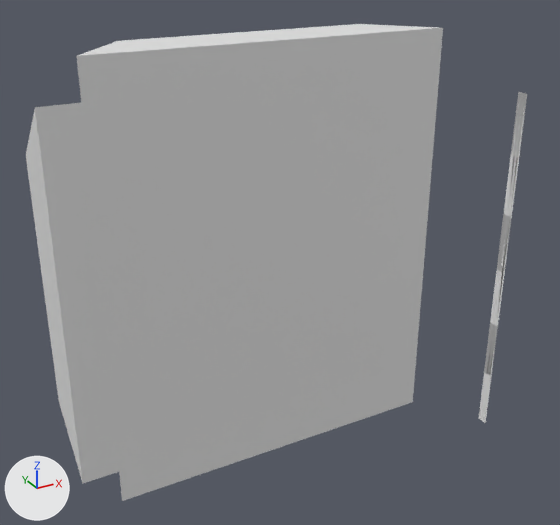
A saved change to the glTF model app/public/models/Walkway_T.glb.
Before and after are seen from a 50 mm camera at (-313.0, -566.0, 287.0) aimed at (-12.0, -19.0, 14.0). The axes (+X, +Y, +Z) are drawn at lower left. The lights are the same throughout. Vertices at the same position are counted once.

Objects in the first picture: 'Walkway_T'.
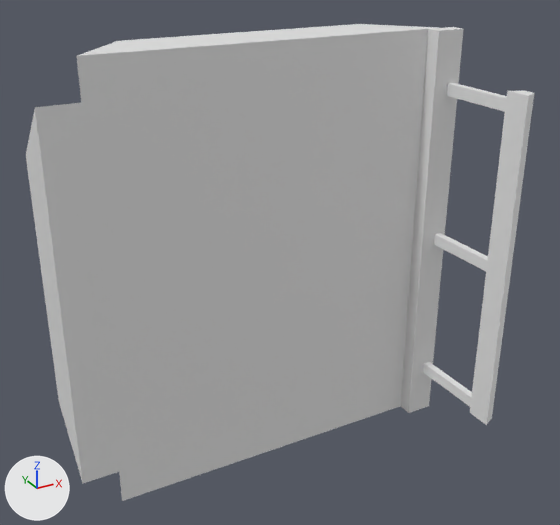
Where the change shows, as pixel boxes [x1, y1, x2, y2] in the pictures (560 x 525 px):
'Walkway_T', reshaped: before [26, 24, 527, 501]; after [26, 24, 534, 501]
part 1 of me_cube_010, added: after [401, 27, 463, 413]
part 2 of me_cube_010, rebuilt (33% wider): before [479, 92, 527, 423]; after [470, 91, 534, 425]
part 3 of me_cube_010, built on: before [398, 27, 443, 407]; after [398, 27, 507, 407]

Diff of the bpy script that builds the scene:
```diff
--- a/app/public/models/Walkway_T.glb.py
+++ b/app/public/models/Walkway_T.glb.py
@@ me_cube_010 @@
 # used by ob_walkway_t; location = (0.0, 0.0, 0.0)
-me_cube_010.from_pydata(...)  # 24 vertices, 40 faces; spans x -200.0..167.0, y -110.0..60.0, z -200.0..200.0
+me_cube_010.from_pydata(...)  # 60 vertices, 84 faces; spans x -200.0..178.0, y -113.0..60.0, z -200.0..200.0
+# me_cube_010 part 1: a new loose piece, a box spanning x 150.0..178.0, y -15.0..0.0, z -200.0..200.0
+# me_cube_010 part 2: the loose piece of 4 vertices spanning x 167.0, y -110.0..-100.0, z -160.0..160.0 is rebuilt with 8 vertices and now spans x 165.0..178.0, y -113.0..-89.0, z -159.0..159.0
+# me_cube_010 part 3
+# 20 faces are deleted
+# 12 vertices are added at x 165.0..172.0, y -93.0..-15.0, z -153.0..142.0
+# 12 new vertices lie (0.0, 0.0, 11.0) away from vertices in x 165.0..172.0, y -93.0..-15.0, z -153.0..142.0
+# 44 new faces join them
```
